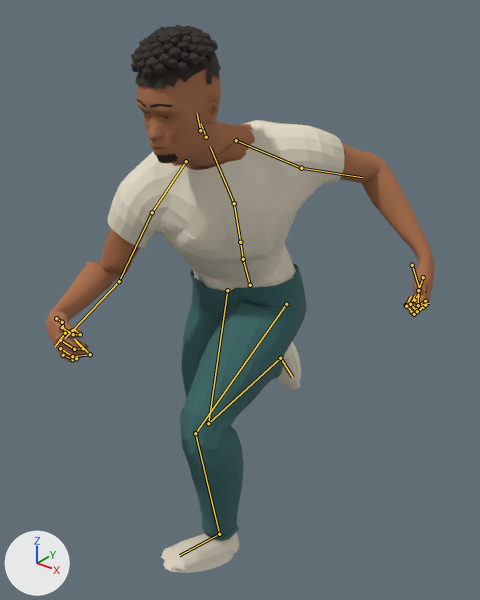
Before and after pictures for a commit that changed the glTF model public/assets/reference_character.glb.
One viewpoint serves both versions: a 50 mm lens placed at (1.085, -1.42, 1.706), pointed at (0.044, -0.118, 0.899). Lighting does not change. The marker at lower left points along +X, +Y and +Z. The first picture is the older version. Both versions are drawn at frame 0 of the action 'Jog'; the numbers are the values there. The bones that change, and the others that lie on the model, are drawn over the model as lines.

Objects in the first picture: 'Reference_Character'.
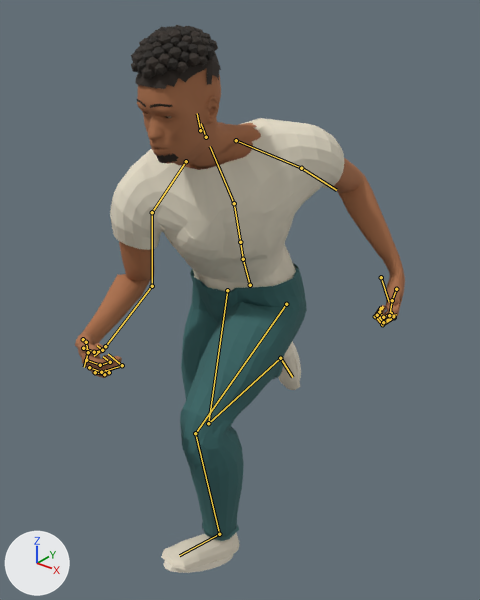
The change in detail:
Bone 'mixamorig:LeftArm' (bone_mixamorig_leftarm) turns from (-19, 5, -15) to (-11, 0, -32) degrees about its own x, y and z.
Bone 'mixamorig:RightArm' (bone_mixamorig_rightarm) turns from (3, -22, -5) to (18, -23, 4) degrees about its own x, y and z.

Location of each change, [x1, y1, x2, y2] in pixels of the pictures (480 x 600 px):
'Reference_Character', posed (15% narrower): before [46, 25, 435, 573]; after [75, 25, 405, 573]
bone 'mixamorig:LeftArm', root to tip: before (301, 168) to (362, 177); after (301, 168) to (336, 190)
bone 'mixamorig:RightArm', root to tip: before (152, 212) to (119, 281); after (152, 212) to (152, 286)
